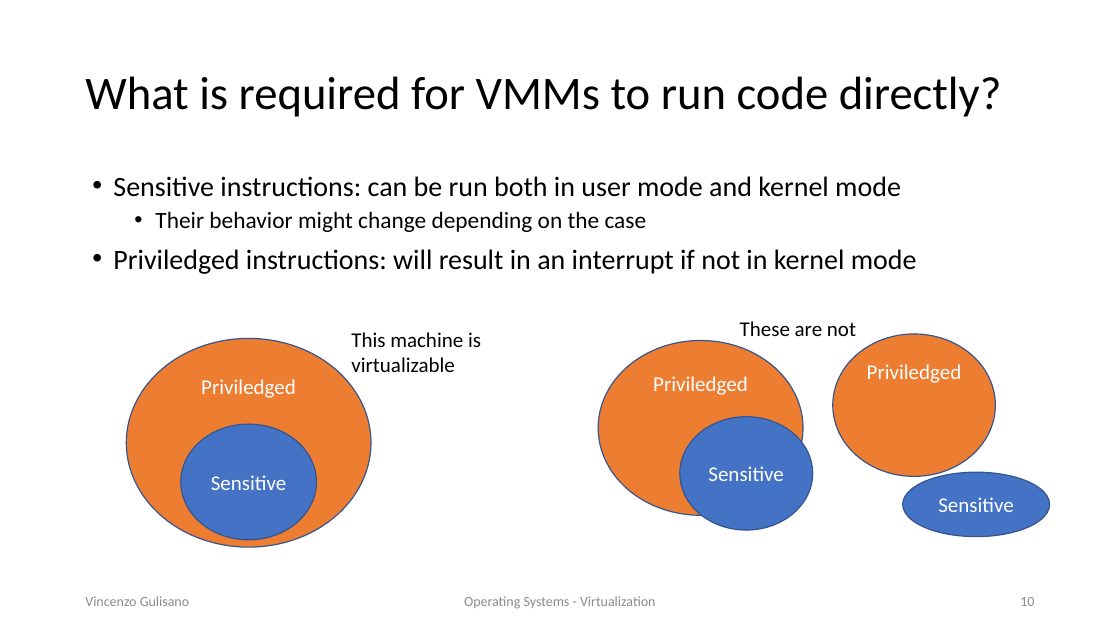
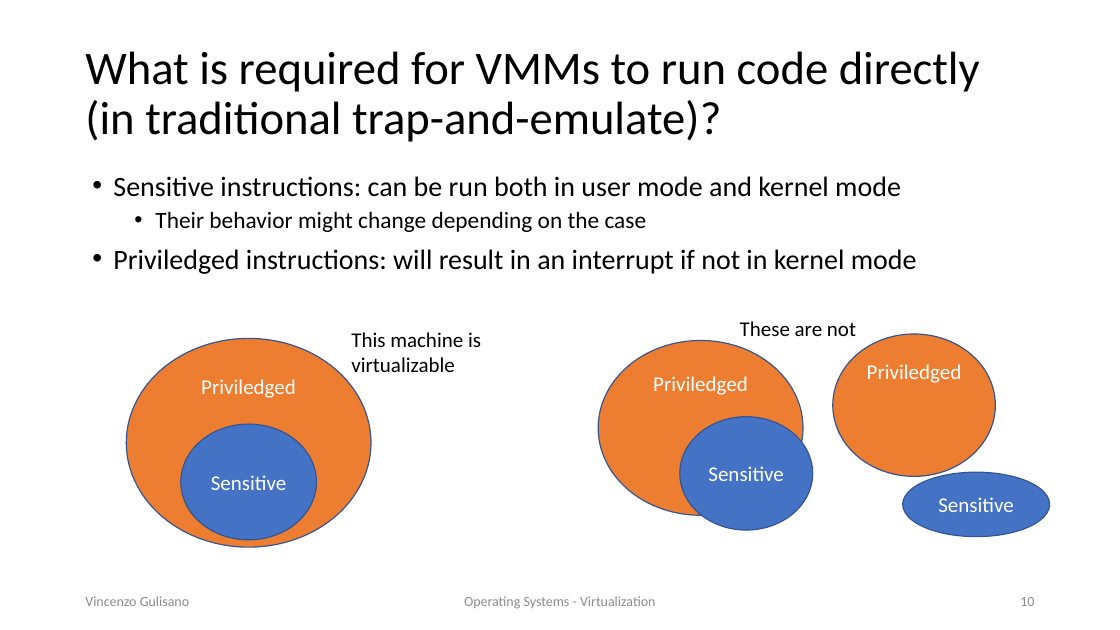
Before and after one commit to vincenzo-gulisano/os_material, a slide deck: slide 10 of slides/virtualization.pptx. Drawn at 1120x630 pixels with LibreOffice and Linux fonts; fonts in the diff are those of the drawing. Boxes give left, top, right and bottom in pixels: in the first picture for what was removed or moved away, otherwise in the second. Text is boxed around its words. In the diff, an @@ line names an element or a change of style, - is before the commit and + after.

```diff
--- a/slides/virtualization.pptx
+++ b/slides/virtualization.pptx
@@ title at (x1=85, y1=51, x2=980, y2=142): text changed @@
-What is required for VMMs to run code directly?
+What is required for VMMs to run code directly
+(in traditional trap-and-emulate)?
```
Also in this commit, not shown: 6 slides added, 3 other files.
